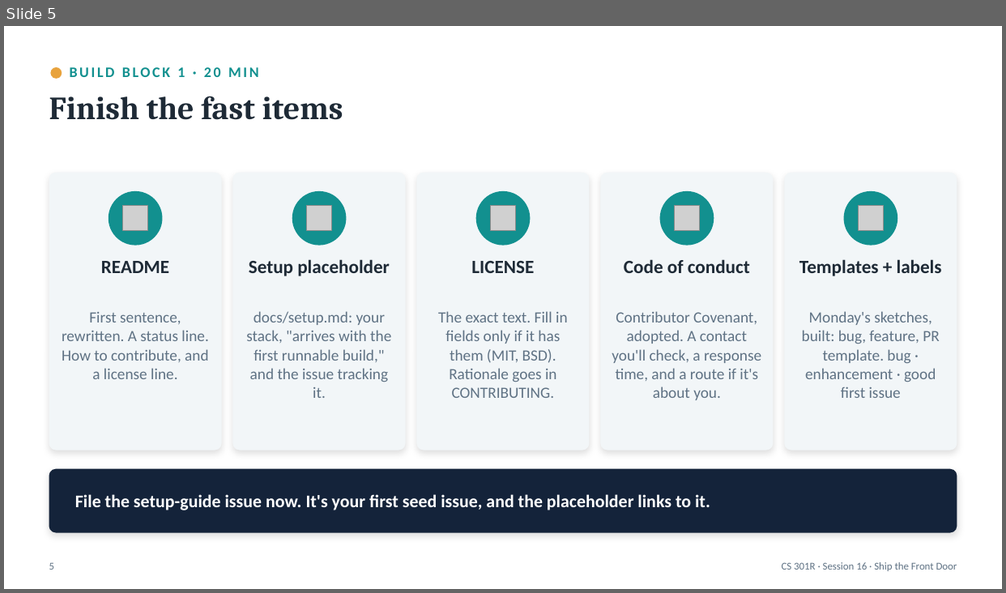
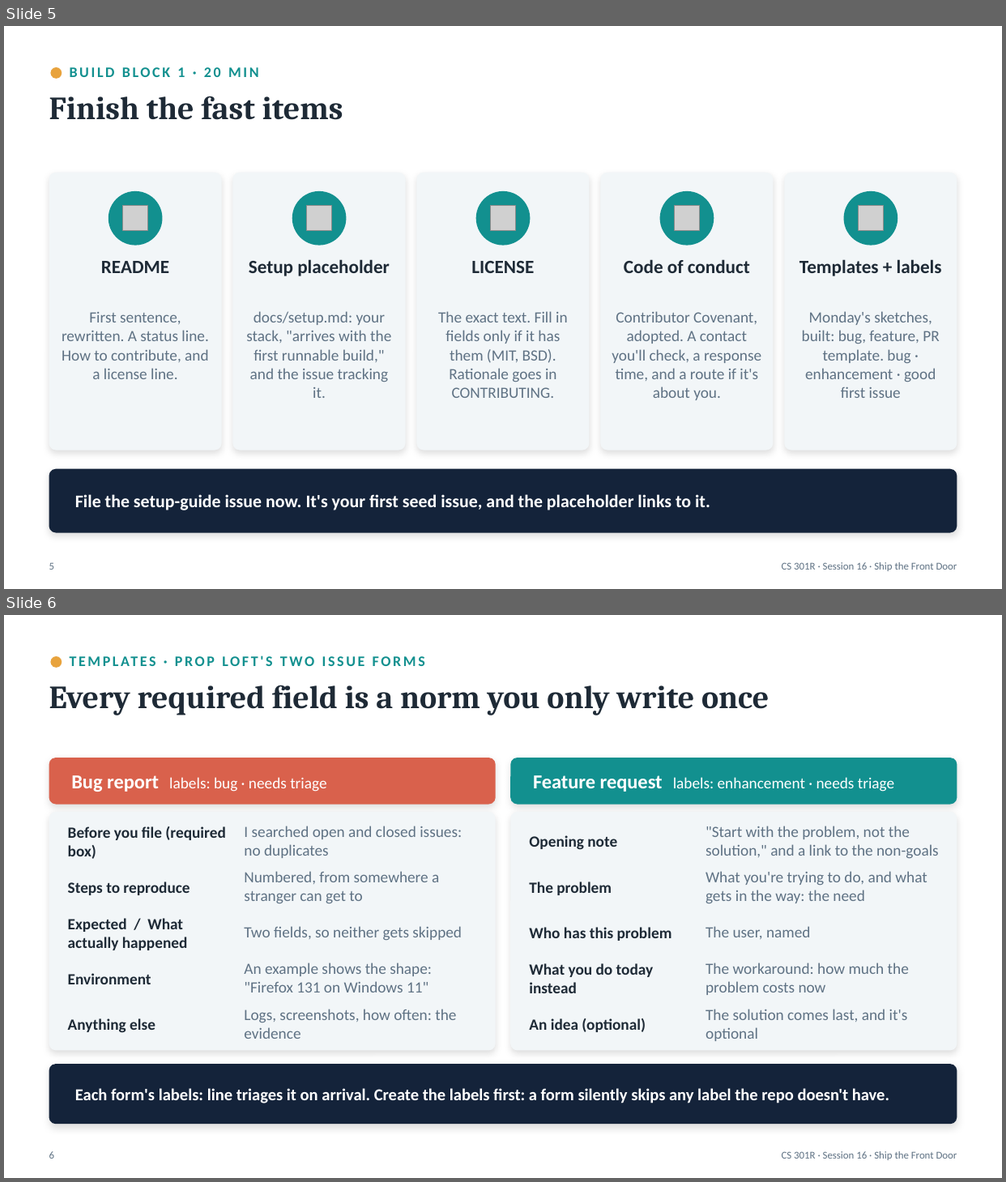
Before and after one commit to BYU-CS-Course-Ops/CS380, a slide deck: canvas_material/lectures/powerpoint/Session16-FrontDoorWorkshop.pptx. Shown one above the other, each under a label of ours: slide 5 before the commit, slides 5 and 6 after it. The pictures are 1006x593 and 1006x1182 pixels, drawn with LibreOffice and Linux fonts; fonts in the diff are those of the drawing; grey boxes stand for pictures. Boxes give left, top, right and bottom in pixels: in the first picture for what was removed or moved away, otherwise in the second. Text is boxed around its words. In the diff, an @@ line names an element or a change of style, - is before the commit and + after.

```diff
--- a/canvas_material/lectures/powerpoint/Session16-FrontDoorWorkshop.pptx
+++ b/canvas_material/lectures/powerpoint/Session16-FrontDoorWorkshop.pptx
@@ slide 6 added at (4,615,1002,1178), background #FFFFFF @@
@@ ellipse added at (50,656,62,668), fill #E8A33D @@
@@ text added at (149,656,156,666), 14 pt, text #12908F, bold @@
+TEMPLATES · PROP LOFT'S TWO ISSUE FORMS
@@ text added at (49,685,769,715), 31 pt, text #1E2A36, bold @@
+Every required field is a norm you only write once
@@ rounded rectangle added at (49,758,496,804), fill #D9614C @@
@@ rounded rectangle added at (510,758,957,804), fill #12908F @@
@@ text added at (71,775,326,792), 15 pt, text #FFFFFF @@
+Bug report labels: bug · needs triage
@@ text added at (533,775,894,792), 15 pt, text #FFFFFF @@
+Feature request labels: enhancement · needs triage
@@ rounded rectangle added at (49,812,496,1050), fill #F2F6F8 @@
@@ text added at (68,826,225,859), 15 pt, text #1E2A36, bold @@
+Before you file (required box)
@@ text added at (244,826,462,858), 15 pt, text #5F7284 @@
+I searched open and closed issues: no duplicates
@@ rounded rectangle added at (510,812,957,1050), fill #F2F6F8 @@
@@ text added at (705,826,939,859), 15 pt, text #5F7284 @@
+"Start with the problem, not the solution," and a link to the non-goals
@@ text added at (529,835,617,850), 15 pt, text #1E2A36, bold @@
+Opening note
@@ text added at (68,881,189,895), 15 pt, text #1E2A36, bold @@
+Steps to reproduce
@@ text added at (244,871,439,904), 15 pt, text #5F7284 @@
+Numbered, from somewhere a stranger can get to
@@ text added at (529,881,612,895), 15 pt, text #1E2A36, bold @@
+The problem
@@ text added at (705,871,927,904), 15 pt, text #5F7284 @@
+What you're trying to do, and what gets in the way: the need
@@ text added at (68,918,188,950), 15 pt, text #1E2A36, bold @@
+Expected / What actually happened
@@ text added at (244,926,462,940), 15 pt, text #5F7284 @@
+Two fields, so neither gets skipped
@@ text added at (529,927,672,941), 15 pt, text #1E2A36, bold @@
+Who has this problem
@@ text added at (705,926,810,939), 15 pt, text #5F7284 @@
+The user, named
@@ text added at (68,973,151,984), 15 pt, text #1E2A36, bold @@
+Environment
@@ text added at (244,962,432,992), 15 pt, text #5F7284 @@
+An example shows the shape: "Firefox 131 on Windows 11"
@@ text added at (529,963,653,993), 15 pt, text #1E2A36, bold @@
+What you do today instead
@@ text added at (705,962,909,995), 15 pt, text #5F7284 @@
+The workaround: how much the problem costs now
@@ text added at (68,1018,155,1033), 15 pt, text #1E2A36, bold @@
+Anything else
@@ text added at (244,1009,456,1039), 15 pt, text #5F7284 @@
+Logs, screenshots, how often: the evidence
@@ text added at (529,1018,646,1032), 15 pt, text #1E2A36, bold @@
+An idea (optional)
@@ text added at (705,1009,908,1041), 15 pt, text #5F7284 @@
+The solution comes last, and it's optional
@@ rounded rectangle added at (49,1064,957,1124), fill #14233A @@
@@ text added at (75,1088,889,1103), 16 pt, text #FFFFFF, bold @@
+Each form's labels: line triages it on arrival. Create the labels first: a form silently skips any label the repo doesn't have.
@@ text added at (49,1151,55,1159), 10 pt, text #5F7284 @@
+6
@@ text added at (782,1151,957,1160), 10 pt, text #5F7284 @@
+CS 301R · Session 16 · Ship the Front Door
```
Also in this commit, not shown: 6 slides changed, 9 other files.
